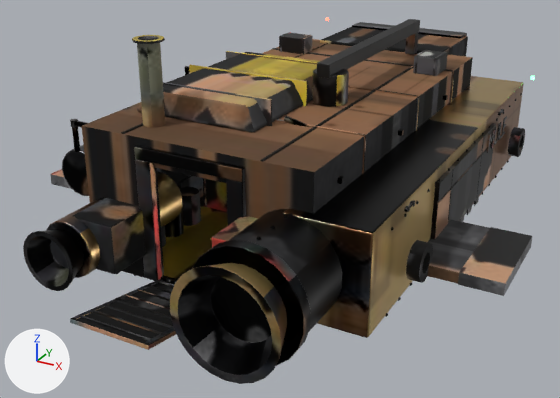
A saved change to the glTF model assets/models/ships/mule.glb.
Both versions are drawn from a 50 mm camera at (9.26, -18.29, 7.75) aimed at (-0.29, -0.93, -0.93). The lights are fixed; the arrows at lower left show +X, +Y and +Z. The older version comes first. Where no turn or scale is listed for an object, it has been applied to the vertices. Vertices at exactly the same position are counted once.

Objects in the first picture: 'hull', 'ramp.001'.
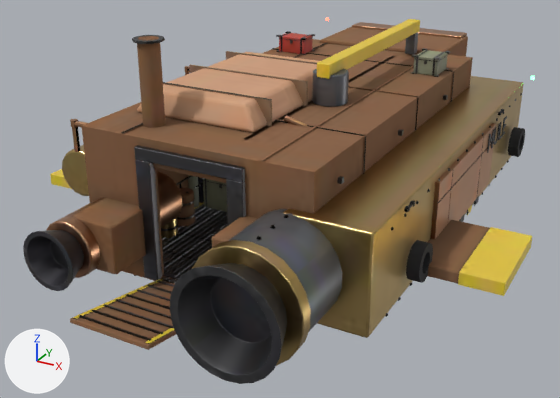
Location of each change, (x1, y1, x2, y2) in pixels of the pictures (560 x 398 px):
part 1 of me_cabin, cut back
    before: (161, 187, 201, 247)
    after: (161, 38, 450, 280)
part 2 of me_cabin, surface changed (lighter)
    both: (23, 19, 532, 379)
part 3 of me_plate, surface changed (black to brown)
    both: (70, 279, 176, 350)

The edits, one by one:
Material 'mule.white' (mat_mule_white) is new.
Its texture is img_mule_color.
Its roughness is 0.35.
me_cabin is used by ob_hull; location (0.0, 0.0, 0.0).
me_cabin had 10258 vertices, 19428 faces and spanned x -6.5..6.5, y -8.3..9.0, z -1.9..4.1.
me_cabin now has 26394 vertices, 50244 faces and spans x -6.5..6.5, y -8.3..9.0, z -1.9..4.1.
me_cabin part 1: 90 vertices moved within x -2.6..2.5, y -4.4..4.6, z -1.4..0.3; 399 vertices removed from x -2.6..2.7, y -4.5..5.1, z -1.4..0.3; 15919 vertices added at x -2.8..2.9, y -5.5..5.2, z -1.4..2.6.
me_cabin part 2: 16769 kept faces spanning x -6.5..6.5, y -8.3..9.0, z -1.9..4.1 get new texture (UV) coordinates.
Other edits to the shape of me_cabin do not show in these pictures.
me_cabin gains material mat_mule_white (picture img_mule_color).
me_plate has 136 vertices, 228 faces and spans x -1.0..1.0, y -8.52..-5.55, z -1.46..-0.82.
me_plate is used by ob_ramp_001; location (0.0, 0.0, 0.0).
me_plate part 3: texture (UV) coordinates of 228 of 228 faces, centred in x -1.0..1.0, y -8.52..-5.55, z -1.45..-0.82, changed; they spanned u 0.0..0.98, v 0.0..0.95 and now span u 0.07..0.96, v 0.0..0.95.
